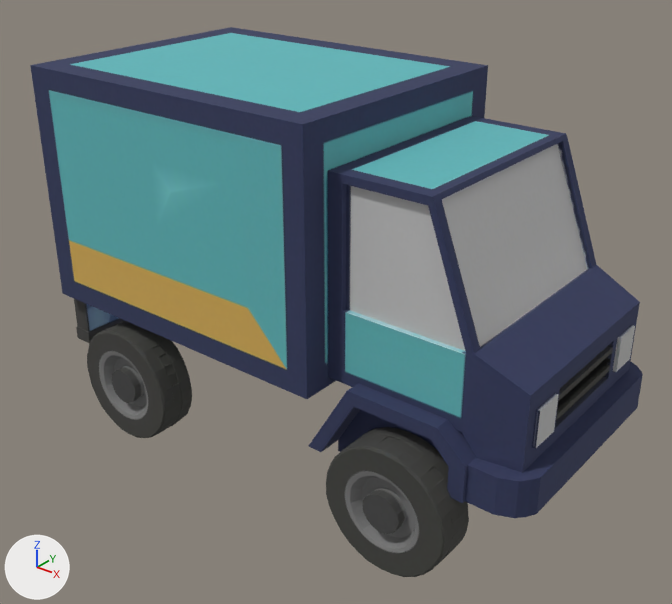
A saved change to the glTF model src/main/resources/static/models/fifth-wall/delivery-truck/delivery-truck.gltf.
One viewpoint serves both versions: a 50 mm camera at (0.944, -1.197, 1.023) aimed at (0.006, -0.024, 0.296). Arrows for +X, +Y and +Z are at lower left; the lights stay in place. The picture after the commit comes second. Vertices at exactly the same position are counted once.

The first picture shows 'tripo_node_f057d457-520b-42d7-bea0-31112bb3b248'.
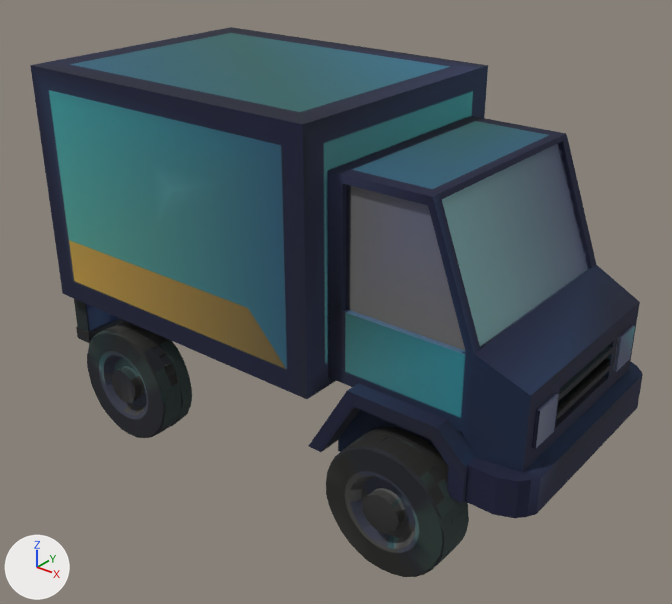
Pixel boxes [x1, y1, x2, y2] of what changed, in the pictures (672 x 604 px):
```json
{"object": "tripo_node_f057d457-520b-42d7-bea0-31112bb3b248", "change": "recoloured", "before": [30, 27, 643, 577], "after": [30, 27, 643, 577], "on screen": "darker"}
```

The change, as JSON lines over the scene's bpy script:
```json
{"op": "add", "block": "mat_tripo_mat_f057d457_520b_42d7_bea0_31112bb3b248", "code": "n3 = _N.new('ShaderNodeMix'); n3.name = 'Mix'"}
{"op": "add", "block": "mat_tripo_mat_f057d457_520b_42d7_bea0_31112bb3b248", "code": "n3.data_type = 'RGBA'"}
{"op": "add", "block": "mat_tripo_mat_f057d457_520b_42d7_bea0_31112bb3b248", "code": "n3.blend_type = 'MULTIPLY'"}
{"op": "add", "block": "mat_tripo_mat_f057d457_520b_42d7_bea0_31112bb3b248", "code": "n3.inputs[0].default_value = 1.0  # 'Factor'"}
{"op": "add", "block": "mat_tripo_mat_f057d457_520b_42d7_bea0_31112bb3b248", "code": "n4 = _N.new('ShaderNodeVertexColor'); n4.name = 'Color Attribute'"}
{"block": "mat_tripo_mat_f057d457_520b_42d7_bea0_31112bb3b248", "where": "n2 = _N.new('ShaderNodeTexImage'); n2.name = 'Image Texture'"}
{"block": "mat_tripo_mat_f057d457_520b_42d7_bea0_31112bb3b248", "where": "n0 = _N.new('ShaderNodeBsdfPrincipled'); n0.name = 'Principled BSDF'"}
{"op": "remove", "block": "mat_tripo_mat_f057d457_520b_42d7_bea0_31112bb3b248", "code": "_L.new(n2.outputs[0], n0.inputs[0])  # 'Color' to 'Base Color'"}
{"op": "add", "block": "mat_tripo_mat_f057d457_520b_42d7_bea0_31112bb3b248", "code": "_L.new(n3.outputs[2], n0.inputs[0])  # 'Result' to 'Base Color'"}
{"op": "add", "block": "mat_tripo_mat_f057d457_520b_42d7_bea0_31112bb3b248", "code": "_L.new(n4.outputs[0], n3.inputs[7])  # 'Color' to 'B'"}
{"op": "add", "block": "mat_tripo_mat_f057d457_520b_42d7_bea0_31112bb3b248", "code": "_L.new(n2.outputs[0], n3.inputs[6])  # 'Color' to 'A'"}
{"block": "me_tripo_mesh_f057d457_520b_42d7_bea0_31112bb3b248", "where": "me_tripo_mesh_f057d457_520b_42d7_bea0_31112bb3b248.from_pydata(...)  # 2495 vertices, 4852 faces; spans x -0.499..0.499, y -0.265..0.265, z 0.0..0.686"}
{"block": "me_tripo_mesh_f057d457_520b_42d7_bea0_31112bb3b248", "where": "# used by ob_tripo_node_f057d457_520b_42d7_bea0_31112bb3b248; location = (0.0, 0.0, 0.0)"}
{"block": "me_tripo_mesh_f057d457_520b_42d7_bea0_31112bb3b248", "change": "me_tripo_mesh_f057d457_520b_42d7_bea0_31112bb3b248 part 1: vertex colours changed"}
```
